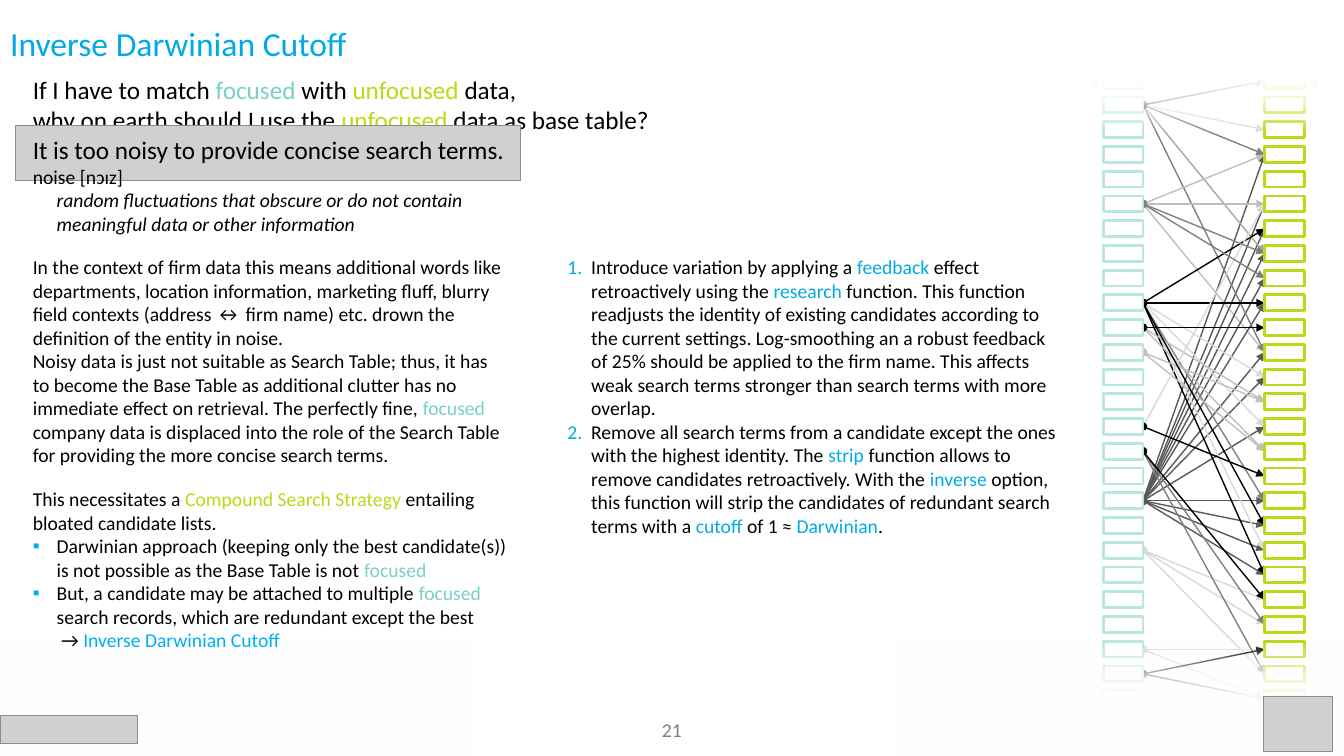
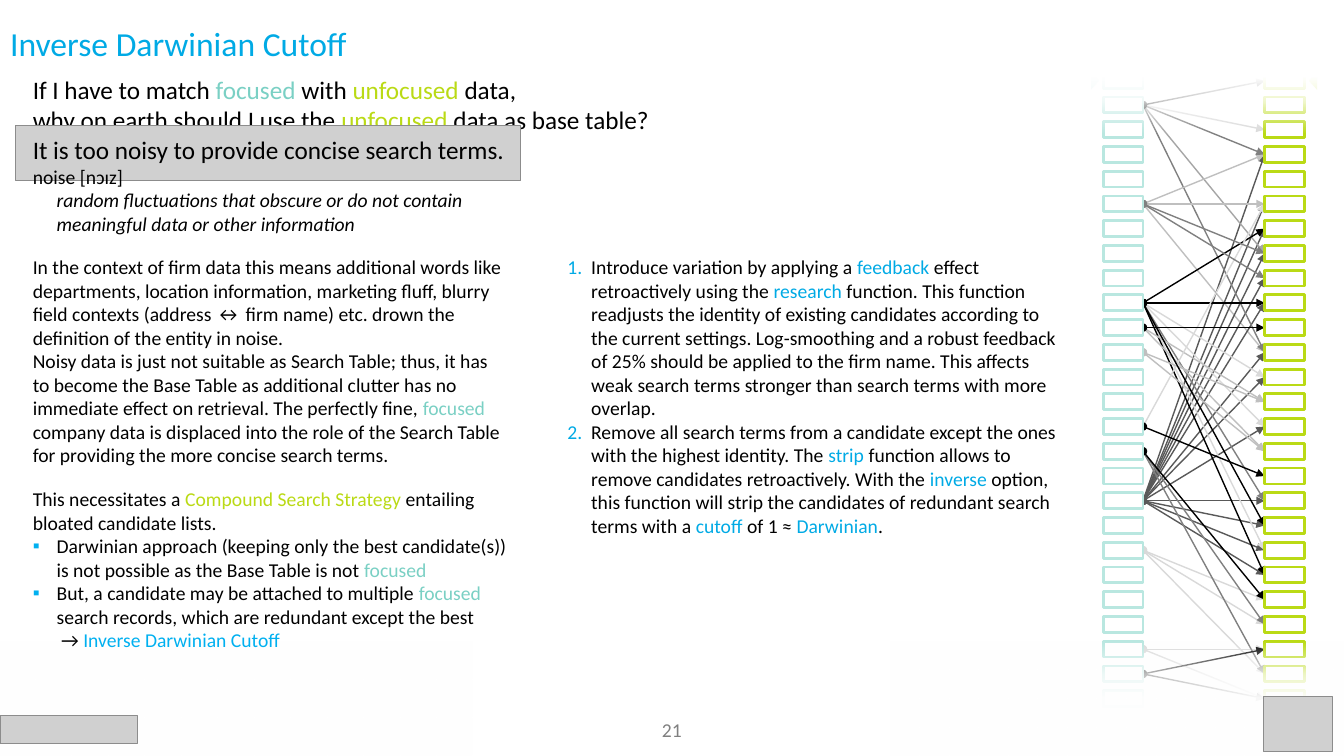
Before and after one commit to ThorstenDoherr/searchengine, a slide deck: slide 21 of doc/SearchEngine_Slides.pptx. Drawn at 1344x756 pixels with LibreOffice and Linux fonts; fonts in the diff are those of the drawing; grey boxes stand for pictures; background and template pictures are left out. Boxes give left, top, right and bottom in pixels: in the first picture for what was removed or moved away, otherwise in the second. Text is boxed around its words. In the diff, an @@ line names an element or a change of style, - is before the commit and + after.

```diff
--- a/doc/SearchEngine_Slides.pptx
+++ b/doc/SearchEngine_Slides.pptx
@@ text at [591, 260, 1055, 418]: text changed @@
-1. Introduce variation by applying a feedback effect retroactively using the research function. This function readjusts the identity of existing candidates according to the current settings. Log-smoothing an a robust feedback of 25% should be applied to the firm name. This affects weak search terms stronger than search terms with more overlap.
+1. Introduce variation by applying a feedback effect retroactively using the research function. This function readjusts the identity of existing candidates according to the current settings. Log-smoothing and a robust feedback of 25% should be applied to the firm name. This affects weak search terms stronger than search terms with more overlap.
```
